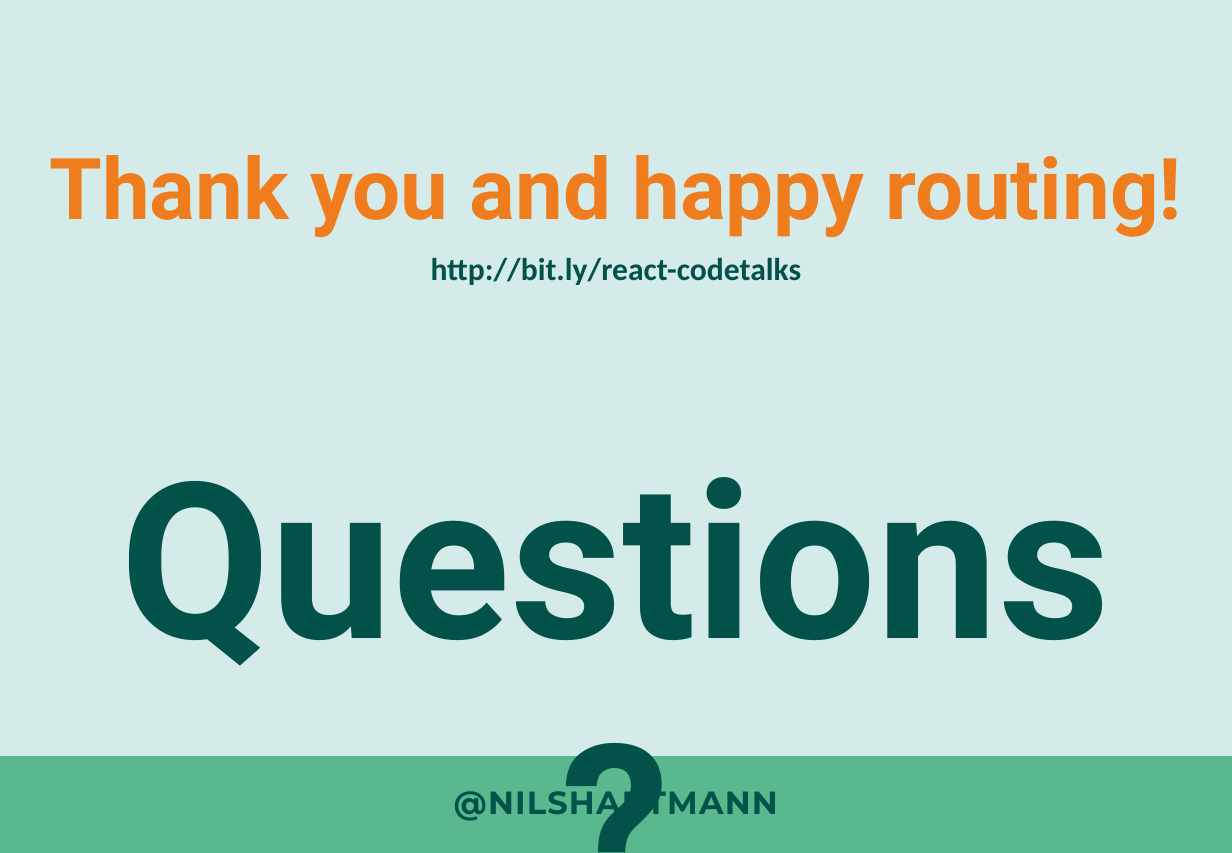
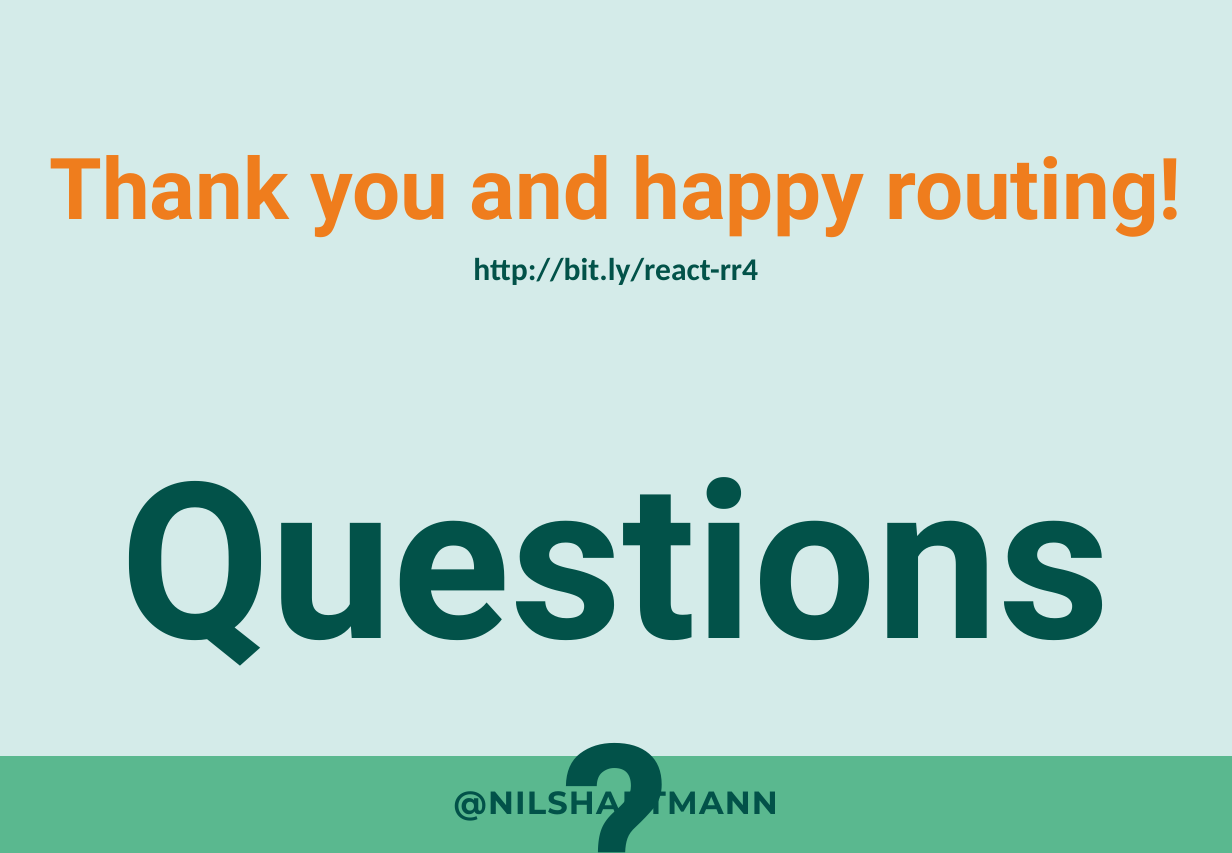
Before and after one commit to nilshartmann/react-rr4-example, a slide deck: slide 32 of react-router-meetup.pptx (slide 30 before the commit). Drawn at 1232x853 pixels with LibreOffice and Linux fonts; fonts in the diff are those of the drawing. Boxes give left, top, right and bottom in pixels: in the first picture for what was removed or moved away, otherwise in the second. Text is boxed around its words. In the diff, an @@ line names an element or a change of style, - is before the commit and + after.

```diff
--- a/react-router-meetup.pptx
+++ b/react-router-meetup.pptx
@@ text at (473, 258, 758, 285): text changed @@
-http://bit.ly/react-codetalks
+http://bit.ly/react-rr4
```
Also in this commit, not shown: 2 other slides changed, 3 slides added, 1 slide removed, 3 other files.
